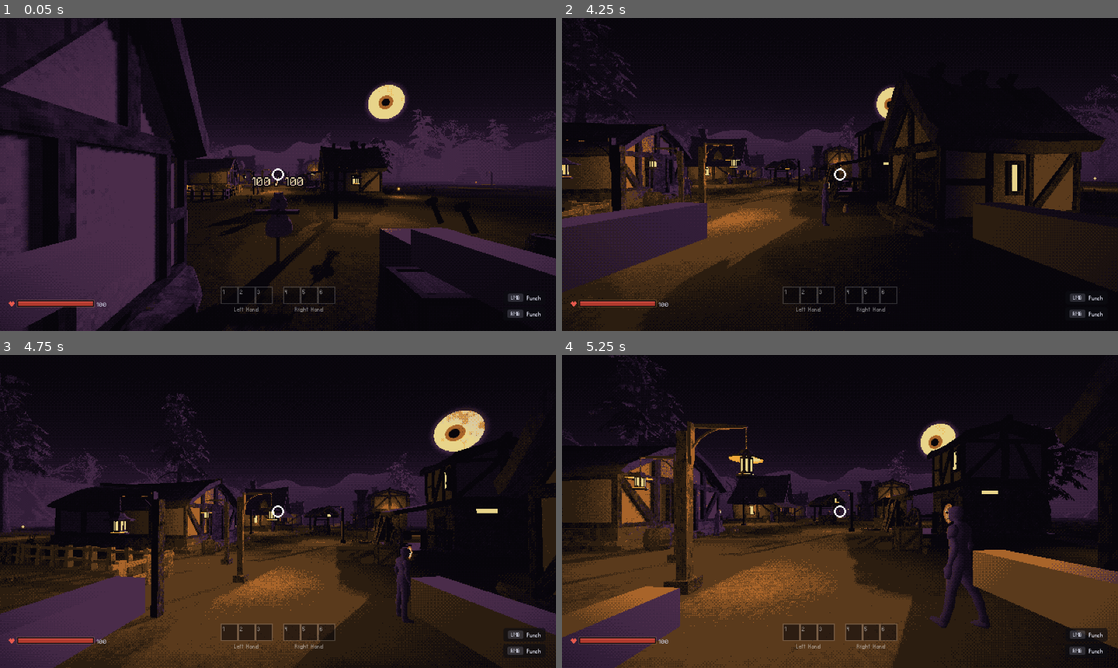
Above: before the commit, frames 1-4 (two rows, left to right).
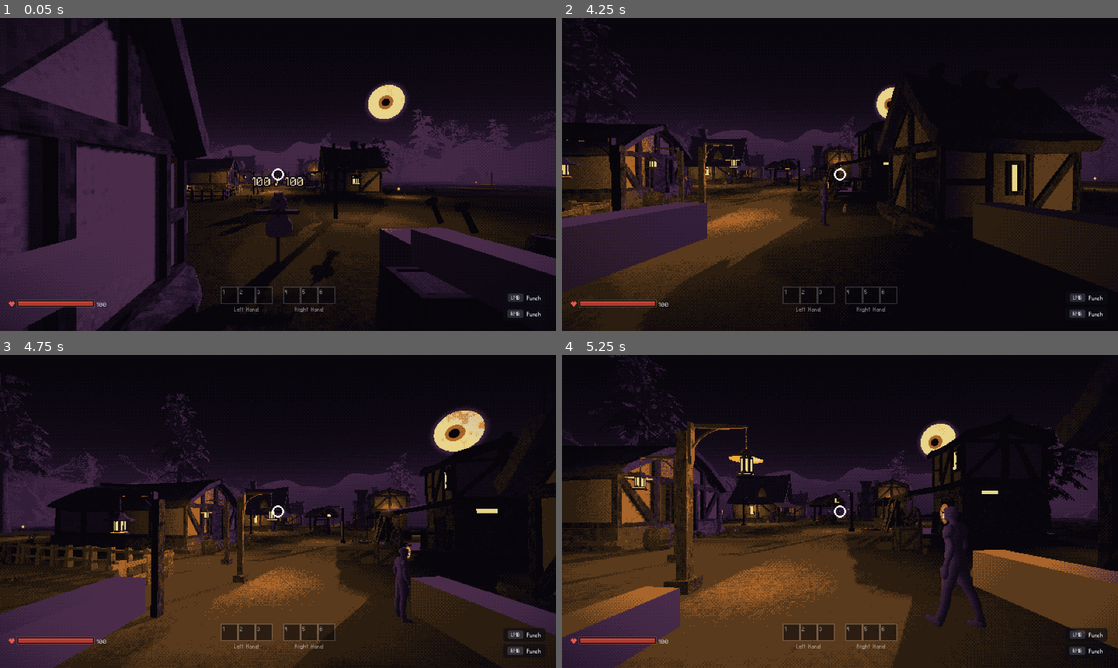
Above: after the commit, the same moments.

Repository: ollulf/CuttingBoard
Game: Godot game, scene res://scenes/levels/test_level.tscn
Same seed, same stepped clock (60 frames per second), same inputs: the game is played once before the commit and once after it.
Inputs (mouse positions are in pixels of both pictures, inside the frame that each line leads up to):
- Up to frame 1 (0.05 s): no input
- Up to frame 2 (4.25 s): tap Enter at 0.5 s; move the mouse to (867, 174) at 0.52 s; hold Ctrl (sprint) 0.53-1.28 s; hold W (move_forward) from 0.53 s (still down); click (867, 174) at 0.67 s; tap Space (jump) at 0.77, 0.8, 1.07, 1.35, 1.52, 1.82, 2.3, 3.02, 3.32, 3.77, 3.8, 4.07 s; move the mouse to (812, 174) at 1.27 s; tap Ctrl (sprint) at 1.55, 3.05 s; move the mouse to (851, 168) at 2.02 s; hold C (crouch) 2.03-2.78 s; move the mouse to (834, 180) at 2.77 s; click (834, 180) at 2.85 s; move the mouse to (878, 177) at 3.52 s; hold Right mouse button (grab_right) from 3.53 s (still down)
- Up to frame 3 (4.75 s): keep holding W (move_forward); move the mouse to (233, 508) at 4.27 s; release Right mouse button (grab_right) at 4.28 s; tap E (interact) at 4.35 s; tap Space (jump) at 4.52 s; tap Ctrl (sprint) at 4.55 s
- Up to frame 4 (5.25 s): keep holding W (move_forward); tap Space (jump) at 4.82 s; move the mouse to (845, 511) at 5.02 s; hold Ctrl (sprint) from 5.03 s (still down); click (845, 511) at 5.17 s

Frame 1 is identical in both runs. In frame 2, less than 0.1% of the frame differs, in the area x 19-49%, y 50-67%; in frame 3, 0.1%; in frame 4, 0.8%, in the area x 16-78%, y 47-88%.

Commit message:
Add collision to the fences
Each fence scene now carries a StaticBody3D (default layer/mask 1, like the
other buildings) with box shapes measured from the meshes: one box over the
rails of the 1x1 and 1x2 pieces, and two arm boxes plus the tall corner post
for the L-shaped corner. The boxes stand 1.3 m, a bit above the 1.06 m rails:
at rail height a sprint-jumping player slides over the top.

The fence roots join the navigation_source group so the runtime navmesh bake
cuts them out; NPCs path around fences and into the paddock by its east gate.

Tests: tests/fence_collision_check.tscn (headless) walks and sprint-jumps
capsules into every piece, throws rocks, casts melee rays and checks navmesh
paths; tests/visual/fence_capture.tscn takes debug-shape stills.

Co-Authored-By: Claude Opus 5.5 <noreply@anthropic.com>

Diff:
--- a/cutting-board/scenes/environment/buildings/1x1_fence.tscn
+++ b/cutting-board/scenes/environment/buildings/1x1_fence.tscn
@@ -1,8 +1,17 @@
-[gd_scene load_steps=3 format=3 uid="uid://vaprich4k3ew"]
+[gd_scene load_steps=4 format=3 uid="uid://vaprich4k3ew"]
 
 [ext_resource type="PackedScene" uid="uid://c3ipqgf8s5x7j" path="res://assets/meshes/environment/buildings/1x1_fence.glb" id="1_fpg7d"]
 [ext_resource type="Material" uid="uid://bl6puaxo5v5f6" path="res://assets/materials/environment/wooden_planks.tres" id="2_fjbvi"]
 
-[node name="fence_1x1" instance=ExtResource("1_fpg7d")]
+[sub_resource type="BoxShape3D" id="BoxShape3D_rails"]
+size = Vector3(2.482, 1.3, 0.247)
+
+[node name="fence_1x1" groups=["navigation_source"] instance=ExtResource("1_fpg7d")]
 transform = Transform3D(1, 0, 0, 0, 1, 0, 0, 0, 1, 0, 0, 0)
 surface_material_override/0 = ExtResource("2_fjbvi")
+
+[node name="StaticBody3D" type="StaticBody3D" parent="."]
+
+[node name="CollisionShape3D" type="CollisionShape3D" parent="StaticBody3D"]
+transform = Transform3D(1, 0, 0, 0, 1, 0, 0, 0, 1, -0.081, 0.65, 0)
+shape = SubResource("BoxShape3D_rails")
--- a/cutting-board/scenes/environment/buildings/1x2_fence.tscn
+++ b/cutting-board/scenes/environment/buildings/1x2_fence.tscn
@@ -1,8 +1,17 @@
-[gd_scene load_steps=3 format=3 uid="uid://be6fno4ndpe2c"]
+[gd_scene load_steps=4 format=3 uid="uid://be6fno4ndpe2c"]
 
 [ext_resource type="PackedScene" uid="uid://6k3ayui0nxif" path="res://assets/meshes/environment/buildings/1x2_fence.glb" id="1_wtbpn"]
 [ext_resource type="Material" uid="uid://bl6puaxo5v5f6" path="res://assets/materials/environment/wooden_planks.tres" id="2_bc8go"]
 
-[node name="fence_1x2" instance=ExtResource("1_wtbpn")]
+[sub_resource type="BoxShape3D" id="BoxShape3D_rails"]
+size = Vector3(4.654, 1.3, 0.285)
+
+[node name="fence_1x2" groups=["navigation_source"] instance=ExtResource("1_wtbpn")]
 transform = Transform3D(1, 0, 0, 0, 1, 0, 0, 0, 1, 0, 0, 0)
 surface_material_override/0 = ExtResource("2_bc8go")
+
+[node name="StaticBody3D" type="StaticBody3D" parent="."]
+
+[node name="CollisionShape3D" type="CollisionShape3D" parent="StaticBody3D"]
+transform = Transform3D(1, 0, 0, 0, 1, 0, 0, 0, 1, 0.003, 0.65, -0.002)
+shape = SubResource("BoxShape3D_rails")
--- a/cutting-board/scenes/environment/buildings/fence_1x1_corner.tscn
+++ b/cutting-board/scenes/environment/buildings/fence_1x1_corner.tscn
@@ -1,8 +1,31 @@
-[gd_scene load_steps=3 format=3 uid="uid://cvsu7v2ki0821"]
+[gd_scene load_steps=6 format=3 uid="uid://cvsu7v2ki0821"]
 
 [ext_resource type="PackedScene" uid="uid://bec2y127j0l5h" path="res://assets/meshes/environment/buildings/1x1_fence_corner.glb" id="1_shpol"]
 [ext_resource type="Material" uid="uid://bl6puaxo5v5f6" path="res://assets/materials/environment/wooden_planks.tres" id="2_8y1o6"]
 
-[node name="fence_1x1_corner" instance=ExtResource("1_shpol")]
+[sub_resource type="BoxShape3D" id="BoxShape3D_rails_x"]
+size = Vector3(1.465, 1.3, 0.255)
+
+[sub_resource type="BoxShape3D" id="BoxShape3D_rails_z"]
+size = Vector3(0.322, 1.3, 1.027)
+
+[sub_resource type="BoxShape3D" id="BoxShape3D_post"]
+size = Vector3(0.228, 1.635, 0.223)
+
+[node name="fence_1x1_corner" groups=["navigation_source"] instance=ExtResource("1_shpol")]
 transform = Transform3D(1, 0, 0, 0, 1, 0, 0, 0, 1, 0, 0, 5)
 surface_material_override/0 = ExtResource("2_8y1o6")
+
+[node name="StaticBody3D" type="StaticBody3D" parent="."]
+
+[node name="RailsX" type="CollisionShape3D" parent="StaticBody3D"]
+transform = Transform3D(1, 0, 0, 0, 1, 0, 0, 0, 1, 0.557, 0.65, 0.005)
+shape = SubResource("BoxShape3D_rails_x")
+
+[node name="RailsZ" type="CollisionShape3D" parent="StaticBody3D"]
+transform = Transform3D(1, 0, 0, 0, 1, 0, 0, 0, 1, -0.015, 0.65, -0.637)
+shape = SubResource("BoxShape3D_rails_z")
+
+[node name="CornerPost" type="CollisionShape3D" parent="StaticBody3D"]
+transform = Transform3D(1, 0, 0, 0, 1, 0, 0, 0, 1, -0.023, 0.818, 0.021)
+shape = SubResource("BoxShape3D_post")
--- /dev/null
+++ b/cutting-board/tests/fence_collision_check.gd
@@ -0,0 +1,253 @@
+extends Node3D
+
+## Headless checks for the fence colliders: a player-sized and an NPC-sized capsule walk
+## and sprint-jump into every fence piece from both sides, a rock is thrown at them, a
+## melee-style ray is cast through them, and the navmesh is baked around a fence and
+## around the village paddock. Prints PASS/FAIL per check and quits with the number of
+## failures as the exit code.
+##
+##   godot --headless --path cutting-board res://tests/fence_collision_check.tscn
+
+const FENCE_1X1 := preload("res://scenes/environment/buildings/1x1_fence.tscn")
+const FENCE_1X2 := preload("res://scenes/environment/buildings/1x2_fence.tscn")
+const FENCE_CORNER := preload("res://scenes/environment/buildings/fence_1x1_corner.tscn")
+const VILLAGE := preload("res://scenes/levels/village.tscn")
+const ROCK := preload("res://scenes/items/rock.tscn")
+
+## The player controller's numbers (player.gd / player.tscn).
+const PLAYER_RADIUS := 0.4
+const PLAYER_HEIGHT := 1.8
+const WALK_SPEED := 5.0
+const SPRINT_SPEED := 8.0
+const JUMP_VELOCITY := 4.5
+## The NPC capsule (npc_base.tscn).
+const NPC_RADIUS := 0.3
+const NPC_HEIGHT := 1.7
+
+var _failures := 0
+
+
+func _ready() -> void:
+	_run.call_deferred()
+
+
+func _run() -> void:
+	var ground := _make_ground(60.0)
+	add_child(ground)
+
+	# Each case: the scene, a point on the fence line, and the direction across it.
+	var cases := [
+		["1x1 middle", FENCE_1X1, Vector3(0.0, 0, 0), Vector3.BACK],
+		["1x1 left end", FENCE_1X1, Vector3(-1.1, 0, 0), Vector3.BACK],
+		["1x1 right end", FENCE_1X1, Vector3(1.0, 0, 0), Vector3.BACK],
+		["1x2 middle", FENCE_1X2, Vector3(0.0, 0, 0), Vector3.BACK],
+		["1x2 left end", FENCE_1X2, Vector3(-2.1, 0, 0), Vector3.BACK],
+		["1x2 right end", FENCE_1X2, Vector3(2.1, 0, 0), Vector3.BACK],
+		["corner x arm", FENCE_CORNER, Vector3(0.8, 0, 0), Vector3.BACK],
+		["corner z arm", FENCE_CORNER, Vector3(0, 0, -0.7), Vector3.RIGHT],
+	]
+	for case in cases:
+		var fence: Node3D = case[1].instantiate()
+		add_child(fence)
+		# The corner scene carries an offset on its root; place every piece at the origin.
+		fence.transform = Transform3D.IDENTITY
+		await _physics_frames(2)
+		var at: Vector3 = case[2]
+		var across: Vector3 = case[3]
+		for side: float in [1.0, -1.0]:
+			var dir: Vector3 = across * side
+			var tag := "%s, from %s" % [case[0], "front" if side > 0 else "back"]
+			_check("player walking is stopped: " + tag,
+					await _push(at, dir, PLAYER_RADIUS, PLAYER_HEIGHT, WALK_SPEED, false))
+			_check("player sprint-jumping is stopped: " + tag,
+					await _push(at, dir, PLAYER_RADIUS, PLAYER_HEIGHT, SPRINT_SPEED, true))
+			_check("NPC walking is stopped: " + tag,
+					await _push(at, dir, NPC_RADIUS, NPC_HEIGHT, WALK_SPEED, false))
+			_check("thrown rock bounces off: " + tag, await _throw_rock(at, dir))
+			_check("melee ray hits the fence: " + tag, _ray_hits(fence, at, dir))
+		fence.queue_free()
+		await _physics_frames(2)
+
+	await _check_nav_around_fence()
+	ground.queue_free()
+	await _check_paddock_nav()
+	get_tree().quit(_failures)
+
+
+## Moves a capsule from 2 m before the fence line toward it for two seconds (jumping
+## just before it if asked) and reports whether it is still on its own side.
+func _push(at: Vector3, dir: Vector3, radius: float, height: float, speed: float,
+		jump: bool) -> bool:
+	var body := CharacterBody3D.new()
+	var shape := CollisionShape3D.new()
+	var capsule := CapsuleShape3D.new()
+	capsule.radius = radius
+	capsule.height = height
+	shape.shape = capsule
+	shape.position.y = height * 0.5
+	body.add_child(shape)
+	add_child(body)
+	body.global_position = at - dir * 2.0
+	await _physics_frames(1)
+	var jumped := false
+	for i in 120:
+		await get_tree().physics_frame
+		var delta := get_physics_process_delta_time()
+		if not body.is_on_floor():
+			body.velocity += body.get_gravity() * delta
+		if jump and not jumped and body.is_on_floor() and (at - body.global_position).dot(dir) < 1.4:
+			body.velocity.y = JUMP_VELOCITY
+			jumped = true
+		body.velocity.x = dir.x * speed
+		body.velocity.z = dir.z * speed
+		body.move_and_slide()
+	var stayed := (body.global_position - at).dot(dir) < 0.0
+	body.queue_free()
+	return stayed
+
+
+## Throws a rock hard at the fence from 3 m away, chest high, and reports whether it
+## stays on the thrower's side.
+func _throw_rock(at: Vector3, dir: Vector3) -> bool:
+	var rock: RigidBody3D = ROCK.instantiate()
+	add_child(rock)
+	rock.global_position = at - dir * 3.0 + Vector3.UP * 0.8
+	rock.linear_velocity = dir * 14.0 + Vector3.UP * 1.0
+	# A rock breaks on a hard enough impact, so its last position before that counts.
+	var last := rock.global_position
+	for i in 60:
+		await get_tree().physics_frame
+		if not is_instance_valid(rock):
+			break
+		last = rock.global_position
+	if is_instance_valid(rock):
+		rock.queue_free()
+	return (last - at).dot(dir) < 0.0
+
+
+## Casts a ray on the default mask at knee and chest height, like MeleeAttack does, and
+## reports whether both hit the fence's body.
+func _ray_hits(fence: Node3D, at: Vector3, dir: Vector3) -> bool:
+	var space := get_world_3d().direct_space_state
+	for y: float in [0.4, 1.0]:
+		var from := at - dir * 1.5 + Vector3.UP * y
+		var query := PhysicsRayQueryParameters3D.create(from, from + dir * 3.0, 1)
+		var hit := space.intersect_ray(query)
+		if hit.is_empty() or not fence.is_ancestor_of(hit.collider):
+			return false
+	return true
+
+
+## Bakes a navmesh like the levels' (fence parsed through its scene group) around one
+## long fence and checks that a path across it walks around an end instead of through.
+func _check_nav_around_fence() -> void:
+	var region := _make_region()
+	add_child(region)
+	region.add_child(_make_ground(20.0))
+	var fence: Node3D = FENCE_1X2.instantiate()
+	region.add_child(fence)
+	region.bake_navigation_mesh(false)
+	await _nav_synced()
+	var path := NavigationServer3D.map_get_path(get_world_3d().navigation_map,
+			Vector3(0, 0, -3), Vector3(0, 0, 3), true)
+	print("  path: ", path)
+	_check("navmesh has a path past the fence", _reaches(path, Vector3(0, 0, 3)))
+	_check("the path goes round an end of the fence, not through it",
+			_crossing_x(path, 0.0) != INF and absf(_crossing_x(path, 0.0)) > 2.33)
+	region.queue_free()
+	await _physics_frames(2)
+
+
+## Bakes the village with its paddock and checks a path from outside the paddock to its
+## middle enters by the east gate.
+func _check_paddock_nav() -> void:
+	var region := _make_region()
+	add_child(region)
+	region.add_child(_make_ground(200.0))
+	region.add_child(VILLAGE.instantiate())
+	region.bake_navigation_mesh(false)
+	await _nav_synced()
+	var start := Vector3(-14.7, 0, 20.0)
+	var goal := Vector3(-14.7, 0, 26.6)
+	var path := NavigationServer3D.map_get_path(get_world_3d().navigation_map, start, goal, true)
+	print("  paddock path: ", path)
+	_check("paddock: a path from outside reaches the middle", _reaches(path, goal))
+	var through_gate := false
+	for p: Vector3 in path:
+		if p.x > -6.5 and p.z > 24.3 and p.z < 26.7:
+			through_gate = true
+	_check("paddock: the path enters by the east gate", through_gate)
+	_check("paddock: the path does not cut through the south fence",
+			_crossing_x(path, 22.0) == INF or _crossing_x(path, 22.0) > -5.0)
+	region.queue_free()
+
+
+## The x where the path first crosses the line z = `z`, or INF if it never does.
+func _crossing_x(path: PackedVector3Array, z: float) -> float:
+	for i in range(1, path.size()):
+		var a := path[i - 1]
+		var b := path[i]
+		if (a.z - z) * (b.z - z) <= 0.0 and a.z != b.z:
+			return lerpf(a.x, b.x, (z - a.z) / (b.z - a.z))
+	return INF
+
+
+func _make_region() -> NavigationRegion3D:
+	# Same settings as the level's NavigationMesh (test_level.tscn).
+	var nav_mesh := NavigationMesh.new()
+	nav_mesh.geometry_source_geometry_mode = NavigationMesh.SOURCE_GEOMETRY_GROUPS_WITH_CHILDREN
+	nav_mesh.geometry_source_group_name = &"navigation_source"
+	nav_mesh.agent_radius = 0.4
+	nav_mesh.agent_max_climb = 0.3
+	var region := NavigationRegion3D.new()
+	region.navigation_mesh = nav_mesh
+	return region
+
+
+## A flat ground slab, collidable and in the navigation source group, top at y = 0.
+func _make_ground(size: float) -> StaticBody3D:
+	var body := StaticBody3D.new()
+	body.add_to_group(&"navigation_source")
+	var shape := CollisionShape3D.new()
+	var box := BoxShape3D.new()
+	box.size = Vector3(size, 1.0, size)
+	shape.shape = box
+	shape.position.y = -0.5
+	body.add_child(shape)
+	var mesh := MeshInstance3D.new()
+	var plane := PlaneMesh.new()
+	plane.size = Vector2(size, size)
+	mesh.mesh = plane
+	body.add_child(mesh)
+	return body
+
+
+func _check(what: String, ok: bool) -> void:
+	print("%s  %s" % ["PASS" if ok else "FAIL", what])
+	if not ok:
+		_failures += 1
+
+
+## Whether the path ends at `goal`, ignoring the navmesh's height above the ground.
+func _reaches(path: PackedVector3Array, goal: Vector3) -> bool:
+	if path.size() < 2:
+		return false
+	var end := path[path.size() - 1]
+	return Vector2(end.x - goal.x, end.z - goal.z).length() < 0.5
+
+
+## Waits until the navigation map has picked up the freshly baked region; the region's
+## new mesh only reaches the map a few syncs after the bake.
+func _nav_synced() -> void:
+	var map := get_world_3d().navigation_map
+	var before := NavigationServer3D.map_get_iteration_id(map)
+	for i in 120:
+		await get_tree().physics_frame
+		if NavigationServer3D.map_get_iteration_id(map) != before:
+			break
+	await _physics_frames(10)
+
+
+func _physics_frames(count: int) -> void:
+	for i in count:
+		await get_tree().physics_frame
--- /dev/null
+++ b/cutting-board/tests/fence_collision_check.tscn
@@ -0,0 +1,6 @@
+[gd_scene load_steps=2 format=3]
+
+[ext_resource type="Script" path="res://tests/fence_collision_check.gd" id="1_script"]
+
+[node name="FenceCollisionCheck" type="Node3D"]
+script = ExtResource("1_script")
--- /dev/null
+++ b/cutting-board/tests/visual/fence_capture.gd
@@ -0,0 +1,128 @@
+extends Node
+
+## Stills of the fence colliders in the real test level: the paddock with the fence
+## shapes drawn in orange, a top-down view of the runtime-baked navmesh around it, and
+## the three fence pieces side by side.
+##
+##   godot --path cutting-board res://tests/visual/fence_capture.tscn -- --shots=<dir>
+
+const LEVEL := preload("res://scenes/levels/test_level.tscn")
+const FENCE_1X1 := preload("res://scenes/environment/buildings/1x1_fence.tscn")
+const FENCE_1X2 := preload("res://scenes/environment/buildings/1x2_fence.tscn")
+const FENCE_CORNER := preload("res://scenes/environment/buildings/fence_1x1_corner.tscn")
+
+var _shots_dir := ""
+var _level: Node3D
+var _camera: Camera3D
+
+
+func _ready() -> void:
+	for arg in OS.get_cmdline_user_args():
+		if arg.begins_with("--shots="):
+			_shots_dir = arg.get_slice("=", 1)
+	PsxScreen.enabled = false
+	# Must be set before the level enters the tree to have its shapes drawn.
+	get_tree().debug_collisions_hint = true
+	_level = LEVEL.instantiate()
+	_style_debug_shapes(_level)
+	add_child(_level)
+	for node in _level.find_children("*", "CanvasLayer", true, false):
+		node.visible = false
+	# A low sun so the night-time village reads in the stills.
+	var sun := DirectionalLight3D.new()
+	sun.light_energy = 0.7
+	sun.rotation_degrees = Vector3(-50, -30, 0)
+	add_child(sun)
+	_camera = Camera3D.new()
+	_camera.fov = 60.0
+	add_child(_camera)
+	_camera.make_current()
+	_take_shots.call_deferred()
+
+
+func _take_shots() -> void:
+	DirAccess.make_dir_recursive_absolute(_shots_dir)
+	await get_tree().create_timer(1.5).timeout
+	_frame(Vector3(-2.0, 17.0, -15.0), Vector3(-13.5, 0, -27.5))
+	await _shot("paddock")
+	# Top-down over the paddock with the runtime-baked navmesh drawn on the ground.
+	var overlay := _navmesh_overlay()
+	add_child(overlay)
+	_camera.projection = Camera3D.PROJECTION_ORTHOGONAL
+	_camera.size = 16.0
+	_camera.global_position = Vector3(-14.7, 40.0, -26.0)
+	_camera.rotation_degrees = Vector3(-90, 0, 0)
+	await _shot("navmesh")
+	overlay.queue_free()
+	_camera.projection = Camera3D.PROJECTION_PERSPECTIVE
+	_frame(Vector3(-17.0, 2.2, -36.5), Vector3(-17.0, 0.6, -30.0))
+	await _shot("paddock_close")
+	# The three pieces side by side in the empty paddock.
+	var pieces := [[FENCE_1X1, -20.0], [FENCE_1X2, -15.0], [FENCE_CORNER, -9.5]]
+	for piece in pieces:
+		var fence: Node3D = piece[0].instantiate()
+		_style_debug_shapes(fence)
+		_level.add_child(fence)
+		fence.transform = Transform3D(Basis.IDENTITY, Vector3(piece[1], 0, -25.0))
+	_frame(Vector3(-14.5, 3.4, -20.2), Vector3(-14.5, 0.4, -25.3))
+	await _shot("pieces")
+	_frame(Vector3(-7.4, 2.2, -27.4), Vector3(-9.2, 0.5, -25.4))
+	await _shot("corner")
+	get_tree().quit()
+
+
+## Draws fence shapes filled in orange so they stand out from the other debug shapes,
+## and hides the terrain's heightmap wireframe, which would cover everything.
+func _style_debug_shapes(root: Node) -> void:
+	for node in root.find_children("*", "CollisionShape3D", true, false):
+		var shape := node as CollisionShape3D
+		if shape.name == "TerrainCollision":
+			shape.visible = false
+		elif _in_fence(shape):
+			shape.debug_color = Color(1.0, 0.45, 0.1, 0.45)
+			shape.debug_fill = true
+
+
+func _in_fence(node: Node) -> bool:
+	while node:
+		if "fence" in node.scene_file_path:
+			return true
+		node = node.get_parent()
+	return false
+
+
+## A translucent green mesh of the navmesh the level baked at runtime.
+func _navmesh_overlay() -> MeshInstance3D:
+	var region: NavigationRegion3D = _level.get_node("NavigationRegion3D")
+	var nav_mesh := region.navigation_mesh
+	var verts := nav_mesh.get_vertices()
+	var st := SurfaceTool.new()
+	st.begin(Mesh.PRIMITIVE_TRIANGLES)
+	for i in nav_mesh.get_polygon_count():
+		var poly := nav_mesh.get_polygon(i)
+		for j in range(1, poly.size() - 1):
+			for k in [poly[0], poly[j], poly[j + 1]]:
+				st.add_vertex(verts[k] + Vector3.UP * 0.05)
+	var material := StandardMaterial3D.new()
+	material.shading_mode = BaseMaterial3D.SHADING_MODE_UNSHADED
+	material.transparency = BaseMaterial3D.TRANSPARENCY_ALPHA
+	material.albedo_color = Color(0.2, 0.9, 0.35, 0.45)
+	material.cull_mode = BaseMaterial3D.CULL_DISABLED
+	var instance := MeshInstance3D.new()
+	instance.mesh = st.commit()
+	instance.material_override = material
+	instance.global_transform = region.global_transform
+	return instance
+
+
+func _frame(from: Vector3, at: Vector3) -> void:
+	_camera.global_position = from
+	_camera.look_at(at)
+
+
+func _shot(shot_name: String) -> void:
+	for i in 3:
+		await RenderingServer.frame_post_draw
+	var path := _shots_dir.path_join(shot_name + ".png")
+	get_viewport().get_texture().get_image().save_png(path)
+	print("saved ", path)
--- /dev/null
+++ b/cutting-board/tests/visual/fence_capture.tscn
@@ -0,0 +1,6 @@
+[gd_scene load_steps=2 format=3]
+
+[ext_resource type="Script" path="res://tests/visual/fence_capture.gd" id="1_script"]
+
+[node name="FenceCapture" type="Node"]
+script = ExtResource("1_script")
